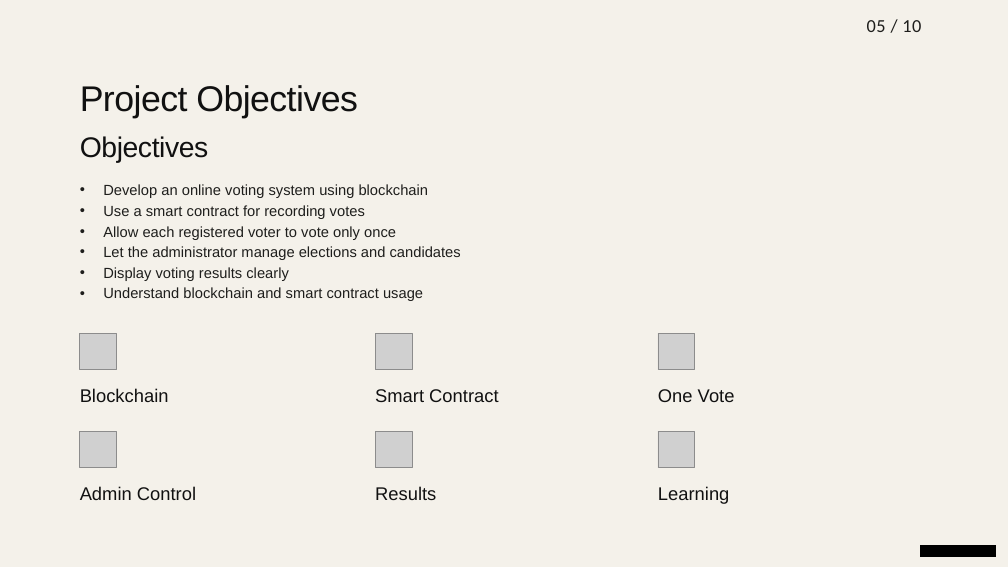
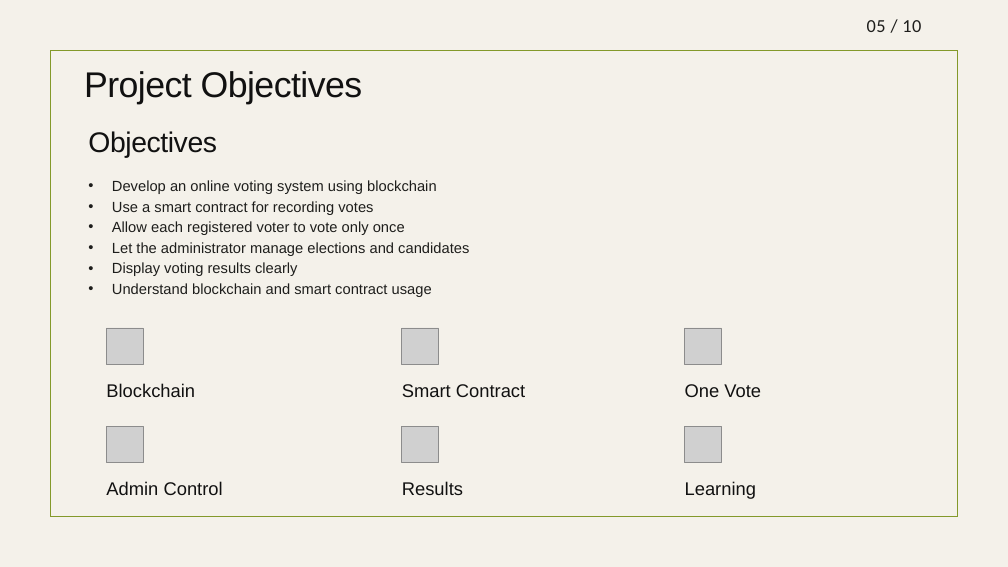
Before and after one commit to Sharaiz333/Blockchain-project_E-Voting-System, a slide deck: slide 5 of Documentation/Blockchain-Based-Voting-System.pptx. Drawn at 1008x567 pixels with LibreOffice and Linux fonts; fonts in the diff are those of the drawing; grey boxes stand for pictures; background and template pictures are left out. Boxes give left, top, right and bottom in pixels: in the first picture for what was removed or moved away, otherwise in the second. Text is boxed around its words. In the diff, an @@ line names an element or a change of style, - is before the commit and + after.

```diff
--- a/Documentation/Blockchain-Based-Voting-System.pptx
+++ b/Documentation/Blockchain-Based-Voting-System.pptx
@@ rectangle added at [50,51,957,517], outline #83992A 1.25 pt @@
@@ text "Project Objectives": place and size @@
-text "Project Objectives" at [80,85,358,118]
+text "Project Objectives" at [84,71,363,104]
@@ text "Objectives": place and size @@
-text "Objectives" at [80,136,209,163]
+text "Objectives" at [88,131,217,158]
@@ text "Develop an online voting system ...": place and size @@
-text "Develop an online voting system ..." at [103,184,461,301]
+text "Develop an online voting system ..." at [112,180,469,297]
@@ 6 pictures, 6 texts: place and size @@
-6 pictures, 6 texts at [80,333,735,504]
+6 pictures, 6 texts at [106,328,761,498]
@@ rectangle removed at [921,545,996,557] @@
```
Also in this commit, not shown: 9 other slides changed, 1 slide added.
